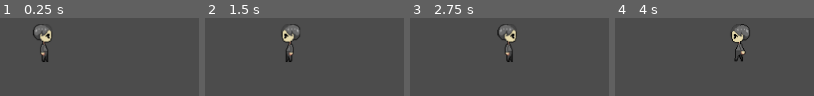
Above: before the commit, frames 1-4 (left to right).
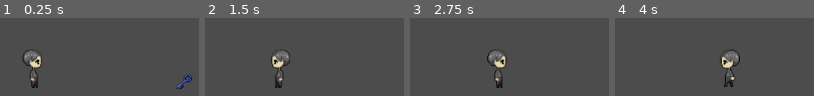
Above: after the commit, the same moments.

Repository: bkuon/Reverie
Game: Godot game, scene res://world.tscn
The game is run twice, just before and just after one commit, with the same random seed, the same clock (stepped at 60 frames per second) and the same inputs. Before the commit the project starts from res://TestNode.tscn.
Inputs:
- Up to frame 1 (0.25 s): no input
- Up to frame 2 (1.5 s): tap Enter at 0.5 s; hold Right (ui_right) 0.53-1.28 s; tap Z at 0.6, 1.35 s; hold Left (ui_left) from 1.28 s (still down)
- Up to frame 3 (2.75 s): release Left (ui_left) at 2.03 s; hold Right (ui_right) from 2.03 s (still down); tap Z at 2.1 s
- Up to frame 4 (4 s): tap Z at 2.85, 3.6 s; release Right (ui_right) at 3.53 s; hold Left (ui_left) from 3.53 s (still down)

The runs differ from the first frame. In frame 1, 4.0% of the frame differs, in the area x 11-97%, y 7-92%; in frame 2, 3.4%; in frame 3, 3.7%; in frame 4, 3.8%.

Commit message:
Added world root node, started on key item and script

Diff:
--- a/AnotherTest1.tscn
+++ /dev/null
@@ -1,3 +0,0 @@
-[gd_scene format=2]
-
-[node name="AnotherTest1" type="Node2D"]
--- a/MC.tscn
+++ /dev/null
@@ -1,37 +0,0 @@
-[gd_scene load_steps=7 format=2]
-
-[ext_resource path="res://KinematicBody2D.gd" type="Script" id=1]
-[ext_resource path="res://images/MC/MC-1.png" type="Texture" id=2]
-[ext_resource path="res://images/MC/MC-2.png" type="Texture" id=3]
-[ext_resource path="res://images/MC/MC-3.png" type="Texture" id=4]
-
-[sub_resource type="SpriteFrames" id=1]
-animations = [ {
-"frames": [ ExtResource( 2 ) ],
-"loop": true,
-"name": "idle",
-"speed": 5.0
-}, {
-"frames": [ ExtResource( 2 ), ExtResource( 3 ), ExtResource( 2 ), ExtResource( 4 ) ],
-"loop": true,
-"name": "walk",
-"speed": 5.0
-} ]
-
-[sub_resource type="RectangleShape2D" id=2]
-extents = Vector2( 13, 24 )
-
-[node name="MC_Sprite" type="KinematicBody2D"]
-position = Vector2( 43, 52 )
-script = ExtResource( 1 )
-__meta__ = {
-"_edit_group_": true
-}
-
-[node name="sprite" type="AnimatedSprite" parent="."]
-frames = SubResource( 1 )
-animation = "idle"
-
-[node name="CollisionShape2D" type="CollisionShape2D" parent="."]
-position = Vector2( 0, 1 )
-shape = SubResource( 2 )
--- a/TestNode.tscn
+++ /dev/null
@@ -1,9 +0,0 @@
-[gd_scene load_steps=2 format=2]
-
-[ext_resource path="res://MC.tscn" type="PackedScene" id=1]
-
-[node name="Node2D" type="Node2D"]
-position = Vector2( -1, 329.128 )
-
-[node name="KinematicBody2D" parent="." instance=ExtResource( 1 )]
-position = Vector2( 56, 50 )
--- /dev/null
+++ b/bluekey.gd
@@ -0,0 +1,13 @@
+extends Area2D
+
+var picked = false
+
+
+func _input(event):
+	if event is InputEventKey:
+		if event.pressed and event.scancode == KEY_Z:
+			#var bodies = $bluekey.get_overlapping_bodies()
+			#print(bodies)
+			#for b in bodies:
+			#	if b.name == "MC_Sprite":
+					queue_free()
--- a/project.godot
+++ b/project.godot
@@ -16,7 +16,7 @@
 [application]
 
 config/name="Reverie"
-run/main_scene="res://TestNode.tscn"
+run/main_scene="res://world.tscn"
 config/icon="res://icon.png"
 
 [rendering]
--- /dev/null
+++ b/world.tscn
@@ -0,0 +1,59 @@
+[gd_scene load_steps=10 format=2]
+
+[ext_resource path="res://KinematicBody2D.gd" type="Script" id=1]
+[ext_resource path="res://images/MC/MC-1.png" type="Texture" id=2]
+[ext_resource path="res://images/MC/MC-2.png" type="Texture" id=3]
+[ext_resource path="res://images/MC/MC-3.png" type="Texture" id=4]
+[ext_resource path="res://bluekey.gd" type="Script" id=5]
+[ext_resource path="res://images/Items/bluekey.png" type="Texture" id=6]
+
+[sub_resource type="SpriteFrames" id=1]
+animations = [ {
+"frames": [ ExtResource( 2 ) ],
+"loop": true,
+"name": "idle",
+"speed": 5.0
+}, {
+"frames": [ ExtResource( 2 ), ExtResource( 3 ), ExtResource( 2 ), ExtResource( 4 ) ],
+"loop": true,
+"name": "walk",
+"speed": 5.0
+} ]
+
+[sub_resource type="RectangleShape2D" id=2]
+extents = Vector2( 13, 24 )
+
+[sub_resource type="RectangleShape2D" id=3]
+extents = Vector2( 10.3342, 10.0336 )
+
+[node name="World" type="Node"]
+
+[node name="MC_Sprite" type="KinematicBody2D" parent="."]
+position = Vector2( 41.7842, 412.236 )
+script = ExtResource( 1 )
+__meta__ = {
+"_edit_group_": true
+}
+
+[node name="sprite" type="AnimatedSprite" parent="MC_Sprite"]
+frames = SubResource( 1 )
+animation = "idle"
+
+[node name="CollisionShape2D" type="CollisionShape2D" parent="MC_Sprite"]
+position = Vector2( 0, 1 )
+shape = SubResource( 2 )
+
+[node name="bluekey" type="Area2D" parent="."]
+position = Vector2( 233.264, 426.069 )
+collision_layer = 2
+collision_mask = 2
+script = ExtResource( 5 )
+
+[node name="Sprite" type="Sprite" parent="bluekey"]
+position = Vector2( 1.02673, 2.82336 )
+scale = Vector2( 0.775414, 0.695201 )
+texture = ExtResource( 6 )
+
+[node name="CollisionShape2D" type="CollisionShape2D" parent="bluekey"]
+position = Vector2( 2.59714, 2.81018 )
+shape = SubResource( 3 )
Binary file added: images/Items/bluekey.png
Not shown, added: images/Items/bluekey.png.import
